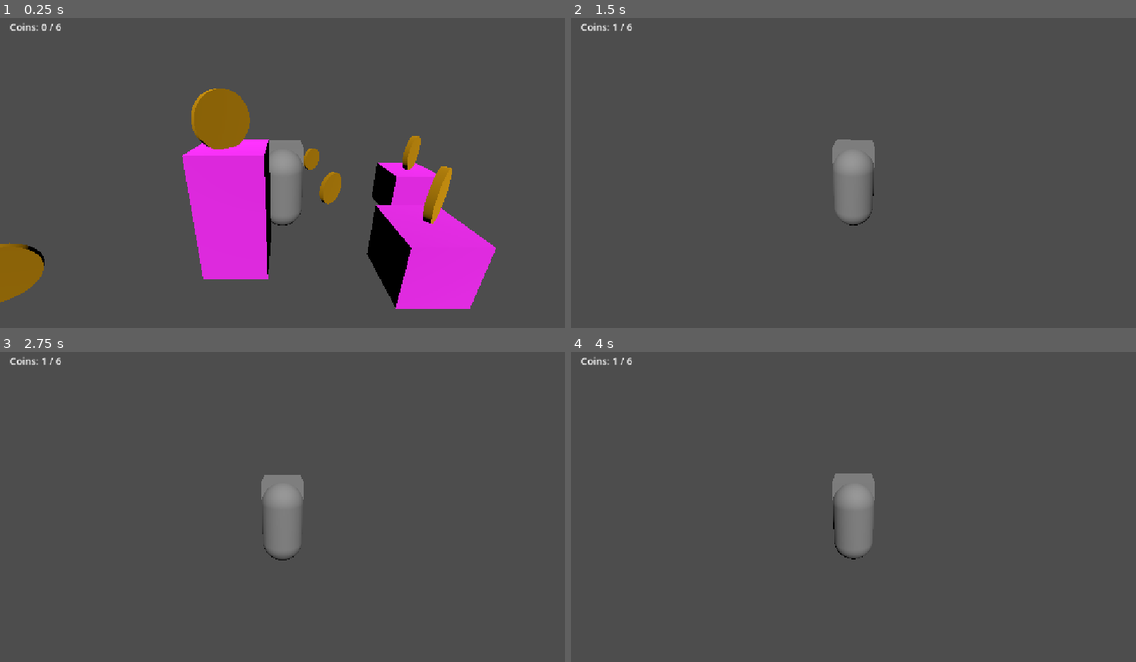
Above: before the commit, frames 1-4 (two rows, left to right).
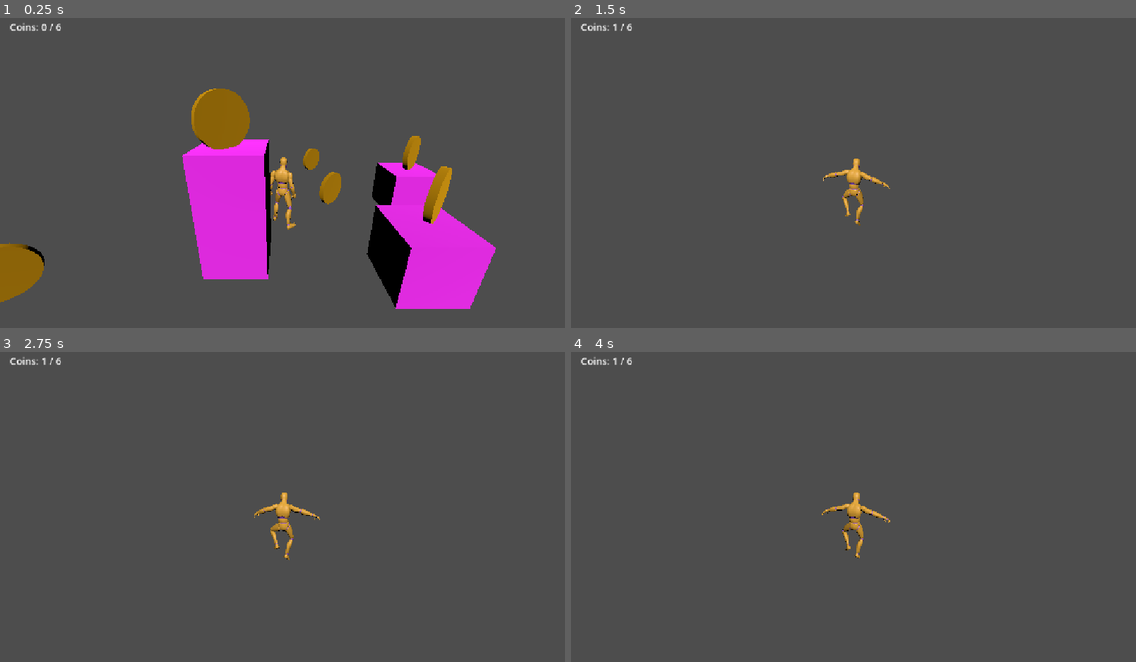
Above: after the commit, the same moments.

Repository: lbise/learning
Game: Godot game, scene res://world.tscn
The game is run twice, just before and just after one commit, with the same random seed, the same clock (stepped at 60 frames per second) and the same inputs.
Inputs (mouse positions are in pixels of both pictures, inside the frame that each line leads up to):
- Up to frame 1 (0.25 s): no input
- Up to frame 2 (1.5 s): move the mouse to (881, 166) at 0.52 s; hold Shift (sprint, bound only after the commit) 0.53-1.28 s; hold W (move_forward) from 0.53 s (still down); tap Space (jump) at 0.77 s; move the mouse to (825, 169) at 1.27 s; tap Shift (sprint, bound only after the commit) at 1.35 s
- Up to frame 3 (2.75 s): keep holding W (move_forward); tap Space (jump) at 1.52 s; move the mouse to (293, 497) at 2.02 s; hold Shift (sprint, bound only after the commit) from 2.03 s (still down)
- Up to frame 4 (4 s): keep holding W (move_forward); move the mouse to (847, 507) at 2.77 s; release Shift (sprint, bound only after the commit) at 2.78 s; tap Shift (sprint, bound only after the commit) at 2.85 s; tap Space (jump) at 3.02, 3.77 s; move the mouse to (893, 507) at 3.52 s; hold Shift (sprint, bound only after the commit) from 3.53 s (still down)

The runs differ from the first frame. In frame 1, 1.4% of the frame differs, in the area x 47-54%, y 39-69%; in frame 2, 1.7%, in the area x 44-57%, y 39-67%; in frame 3, 1.7%; in frame 4, 1.7%.

Commit message:
Tutorial 5 and 6

Diff:
--- a/gamedev/projects/first-steps/player.gd
+++ b/gamedev/projects/first-steps/player.gd
@@ -3,16 +3,34 @@
 @export var speed := 5.0          # metres per second
 @export var jump_velocity := 4.5  # metres per second, upward
 @export var turn_speed := 10.0           # higher = snappier turning
+@export var zoom_step := 1.0
+@export var zoom_min := 2
+@export var zoom_max := 10
+@export var sprint_mod := 2.0
 
 @export var mouse_sensitivity := 0.003
 @onready var pivot: Node3D = $CameraPivot
 @onready var arm: SpringArm3D = $CameraPivot/SpringArm3D
 @onready var model: Node3D = $Model
 
+@export var anim_blend := 0.2   # seconds of cross-fade between clips
+@onready var anim: AnimationPlayer = $Model/Character/AnimationPlayer
+
 func _ready() -> void:
 	add_to_group("player")
 
+var celebrating := false
+func celebrate() -> void:
+	celebrating = true
+	anim.play("Dance", anim_blend)
+
 func _physics_process(delta: float) -> void:
+	if celebrating:
+		velocity.x = 0
+		velocity.z = 0
+		move_and_slide()
+		return
+
 	# Integrate acceleration into velocity: this one needs delta.
 	if not is_on_floor():
 		velocity += get_gravity() * delta
@@ -24,8 +42,13 @@
 			"move_forward", "move_back")
 	var direction := Vector3(input.x, 0, input.y).rotated(Vector3.UP, pivot.rotation.y)
 
-	velocity.x = direction.x * speed
-	velocity.z = direction.z * speed
+	var mod = 1
+	var sprinting := Input.is_action_pressed("sprint")
+	if sprinting:
+		mod = sprint_mod
+
+	velocity.x = direction.x * speed * mod
+	velocity.z = direction.z * speed * mod
 
 	if direction.length() > 0.01:
 		var target_yaw := atan2(-direction.x, -direction.z)
@@ -33,6 +56,19 @@
 
 	# Velocity into position, with collisions. Delta applied inside.
 	move_and_slide()
+	update_animation(direction, sprinting)
+
+func update_animation(direction: Vector3, sprinting: bool) -> void:
+	if not is_on_floor():
+		anim.play("Jump", anim_blend)
+	elif direction.length() > 0.01:
+		# TODO 2: "Sprint" while sprinting, otherwise "Walk"
+		if sprinting:
+			anim.play("Sprint", anim_blend)
+		else:
+			anim.play("Walk", anim_blend)
+	else:
+		anim.play("Idle", anim_blend)
 
 func _unhandled_input(event: InputEvent) -> void:
 	if event is InputEventMouseMotion:
@@ -42,4 +78,11 @@
 	elif event.is_action_pressed("ui_cancel"):
 		Input.mouse_mode = Input.MOUSE_MODE_VISIBLE
 	elif event is InputEventMouseButton and event.pressed:
-		Input.mouse_mode = Input.MOUSE_MODE_CAPTURED
+		if event.button_index == MOUSE_BUTTON_WHEEL_UP:
+			arm.spring_length -= zoom_step
+		elif event.button_index == MOUSE_BUTTON_WHEEL_DOWN:
+			arm.spring_length += zoom_step
+		else:
+			Input.mouse_mode = Input.MOUSE_MODE_CAPTURED   # real clicks still recapture
+
+		arm.spring_length = clampf(arm.spring_length, zoom_min, zoom_max)
--- a/gamedev/projects/first-steps/player.tscn
+++ b/gamedev/projects/first-steps/player.tscn
@@ -1,12 +1,9 @@
 [gd_scene format=3 uid="uid://b1t1o0uecymkq"]
 
 [ext_resource type="Script" uid="uid://buwho2lvmg4o3" path="res://player.gd" id="1_4flbx"]
+[ext_resource type="PackedScene" uid="uid://2ybs36b0qbvn" path="res://models/UAL1_Standard.glb" id="2_onrkg"]
 
 [sub_resource type="CapsuleShape3D" id="CapsuleShape3D_ln6rh"]
-
-[sub_resource type="CapsuleMesh" id="CapsuleMesh_ln6rh"]
-
-[sub_resource type="BoxMesh" id="BoxMesh_ln6rh"]
 
 [node name="player" type="CharacterBody3D" unique_id=426209575]
 script = ExtResource("1_4flbx")
@@ -17,13 +14,8 @@
 
 [node name="Model" type="Node3D" parent="." unique_id=1055961911]
 
-[node name="BodyMesh" type="MeshInstance3D" parent="Model" unique_id=1435937610]
-transform = Transform3D(1, 0, 0, 0, 1, 0, 0, 0, 1, 0, 1, 0)
-mesh = SubResource("CapsuleMesh_ln6rh")
-
-[node name="Nose" type="MeshInstance3D" parent="Model" unique_id=1890833828]
-transform = Transform3D(1, 0, 0, 0, 1, 0, 0, 0, 1, 0, 1.5, -0.5)
-mesh = SubResource("BoxMesh_ln6rh")
+[node name="Character" parent="Model" unique_id=2068479084 instance=ExtResource("2_onrkg")]
+transform = Transform3D(-1, 0, -8.742278e-08, 0, 1, 0, 8.742278e-08, 0, -1, 0, 0, 0)
 
 [node name="CameraPivot" type="Node3D" parent="." unique_id=2031095522]
 transform = Transform3D(1, 0, 0, 0, 1, 0, 0, 0, 1, 0, 1.5, 0)
--- a/gamedev/projects/first-steps/project.godot
+++ b/gamedev/projects/first-steps/project.godot
@@ -47,6 +47,11 @@
 "events": [Object(InputEventKey,"resource_local_to_scene":false,"resource_name":"","device":16,"window_id":0,"alt_press …(190 unchanged characters)…
 ]
 }
+sprint={
+"deadzone": 0.2,
+"events": [Object(InputEventKey,"resource_local_to_scene":false,"resource_name":"","device":16,"window_id":0,"alt_pressed":false,"shift_pressed":false,"ctrl_pressed":false,"meta_pressed":false,"pressed":false,"keycode":0,"physical_keycode":4194325,"key_label":0,"unicode":0,"location":0,"echo":false,"script":null)
+]
+}
 
 [physics]
 
--- a/gamedev/projects/first-steps/world.gd
+++ b/gamedev/projects/first-steps/world.gd
@@ -4,6 +4,7 @@
 
 var score := 0
 var total := 0
+signal collected_all
 
 func _ready() -> void:
 	Input.mouse_mode = Input.MOUSE_MODE_CAPTURED
@@ -14,6 +15,8 @@
 		coin.collected.connect(_on_coin_collected)
 	update_label()
 
+	collected_all.connect($player.celebrate)
+
 func _on_coin_collected() -> void:
 	score += 1
 	update_label()
@@ -21,5 +24,6 @@
 func update_label() -> void:
 	if score == total:
 		score_label.text = "You found all the coins!"
+		collected_all.emit()
 	else:
 		score_label.text = "Coins: %d / %d" % [score, total]
Binary file added: gamedev/projects/first-steps/models/UAL1_Standard.glb
Not shown, added: gamedev/projects/first-steps/models/UAL1_Standard.glb.import
Not shown, changed: gamedev/GLOSSARY.md
Not shown, changed: gamedev/NOTES.md
Not shown, changed: gamedev/RESOURCES.md
Not shown, added: gamedev/Universal Animation Library[Standard].zip
Not shown, added: gamedev/Universal Animation Library[Standard]/Godot_Setup.png
Not shown, added: gamedev/Universal Animation Library[Standard]/License.txt
Not shown, added: gamedev/Universal Animation Library[Standard]/README.txt
Not shown, added: gamedev/Universal Animation Library[Standard]/Unity/UAL1_Standard.fbx
Not shown, added: gamedev/Universal Animation Library[Standard]/Unity/UAL1_Standard_RM.fbx
Not shown, added: gamedev/Universal Animation Library[Standard]/Unity_Setup.png
(and 12 more such lines)
